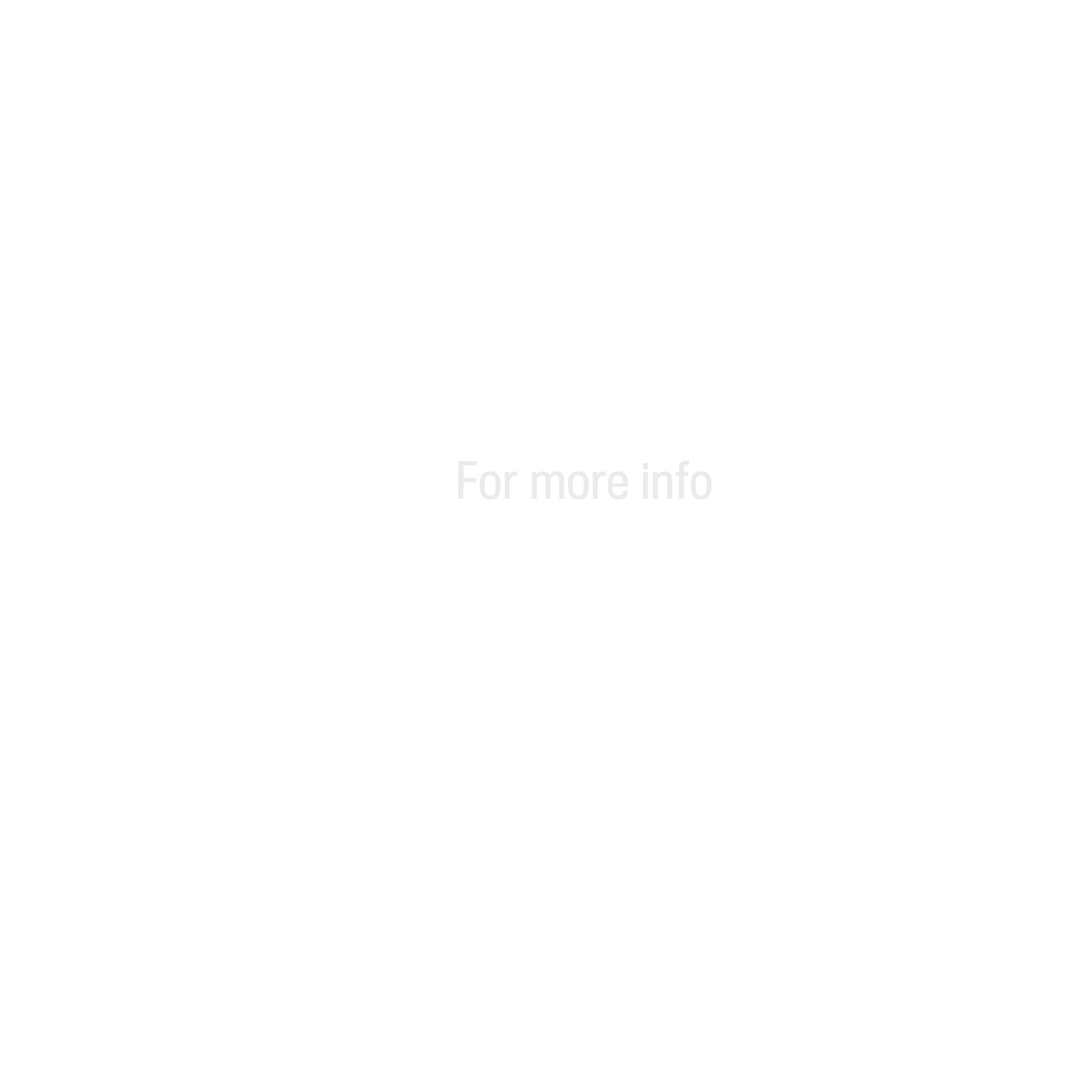
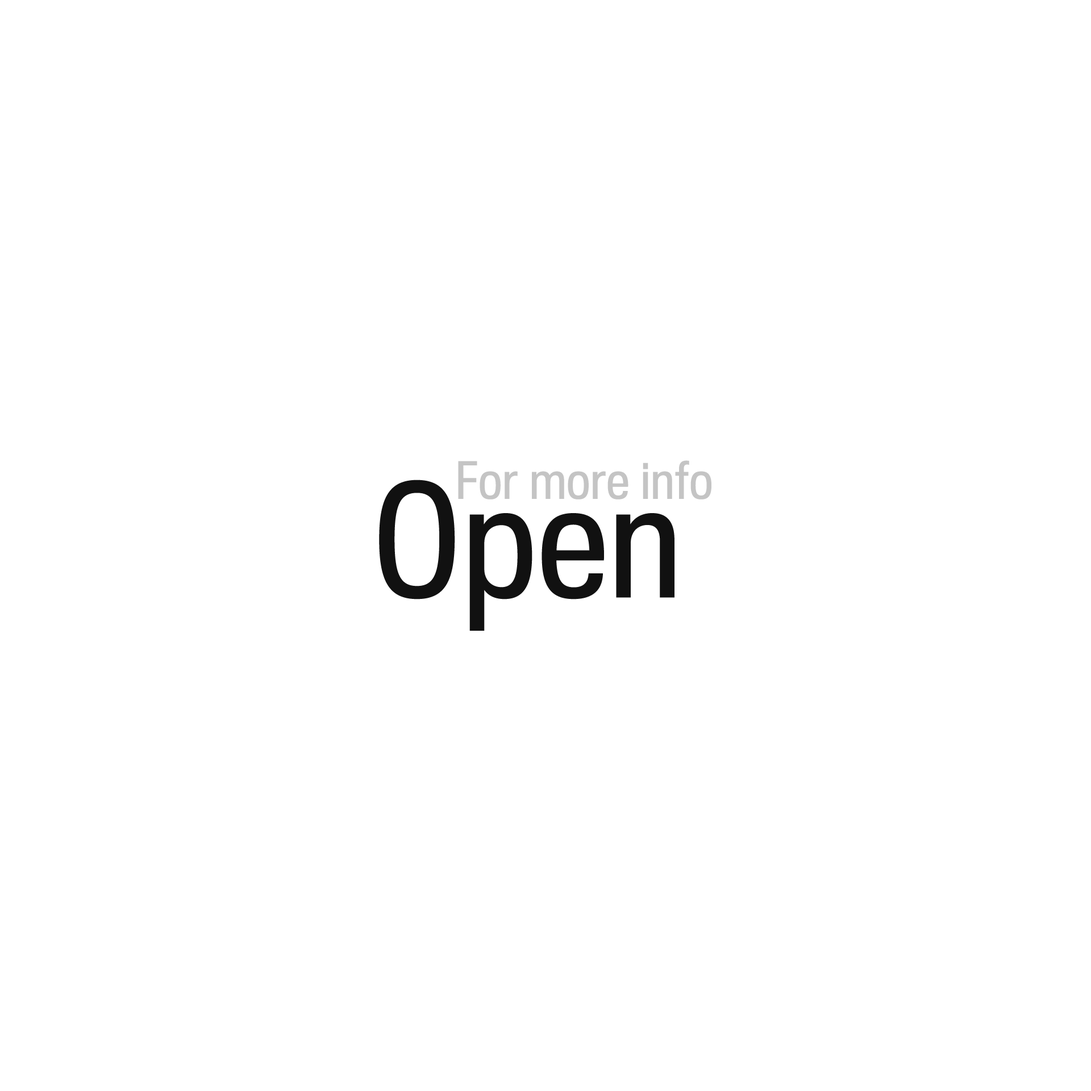
Layers edited between the first and the second 1091px x 1091px image:
"For more info": opacity 100% → 96%, painted on it over left=458, top=460, right=712, bottom=500
painted on "Open" over left=379, top=479, right=675, bottom=632
